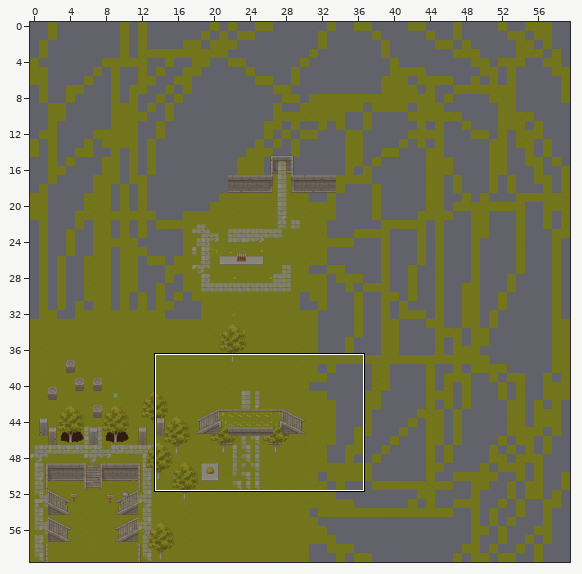
Tiled map: assets/map/main.tmx. The picture above shows the old version from afar; the outline marks the close-up.
Close-up. Before the edit:
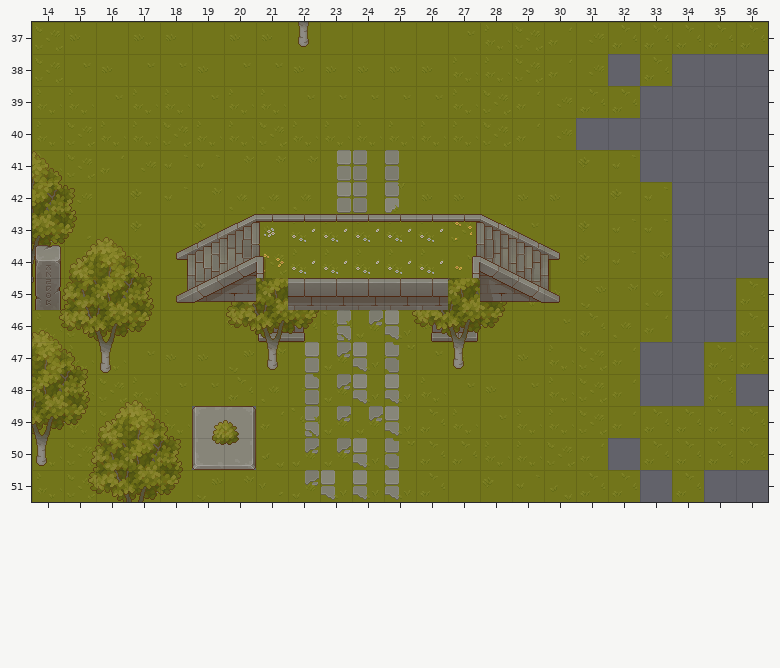
Cells are 32x32 px. Shown: x 14..36, y 37..51. The commit also changed other parts of the map, which this record leaves out.
Now the later version:
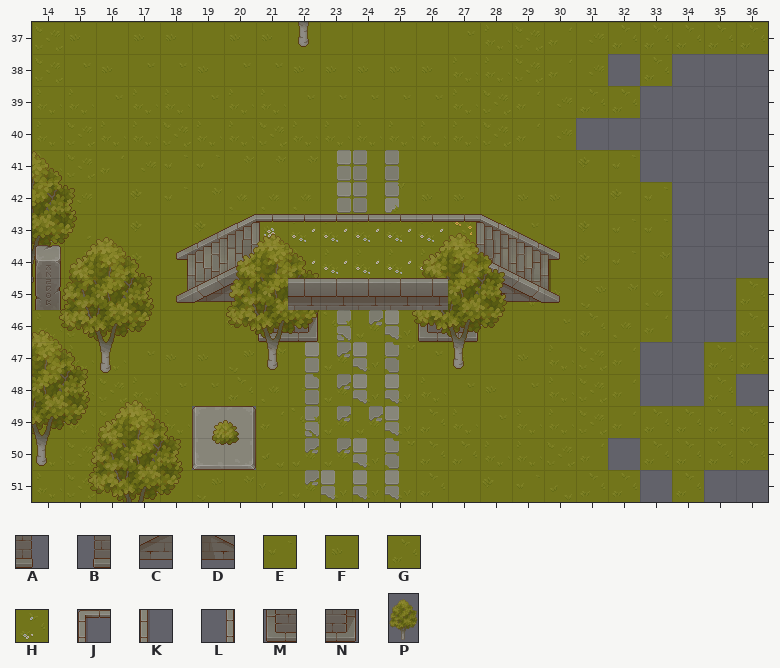
Key: from "TX Struct": A 93, B 94, C 179, D 226; from "TX Tileset Grass": E 2, F 8, G 17, H 21; from "TX Tileset Wall": J 17, K 33, L 35, M 65, N 67; from "TXPlant-ezgif.com-crop": P 0.
_ is an empty cell.
Objects are placed by their top-left corner, in cells (3,4 is the top-left corner of cell 3,4); size is 1x1 cell unless given.
Tiles replaced or removed in this view: A, B, E, F, G, H.
Tiles of an added or newly shown layer are drawn over the layers below it.
The exact change:
Changed rows in their new state; . is an unchanged cell.
Layer "stairs_-1":
first column x 20:
45 _......._
46 .._..._..
Layer "floor_0" (added):
first column x 20:
45 E.......H
46 ..G...F..
Layer "walls_0":
first column x 22:
43 ....J
44 L...K
46 N...M
Layer "stairs_0" (now shown):
first column x 20:
45 C.......D
Layer "colissions_1":
added: P at 25.8,43.1 size 3.1x5
added: P at 20,43.1 size 3.1x5
Where, in picture pixels (left, top, right, bottom), the same in both close-ups:
changed: (418, 233, 507, 342)
changed: (229, 234, 319, 342)
